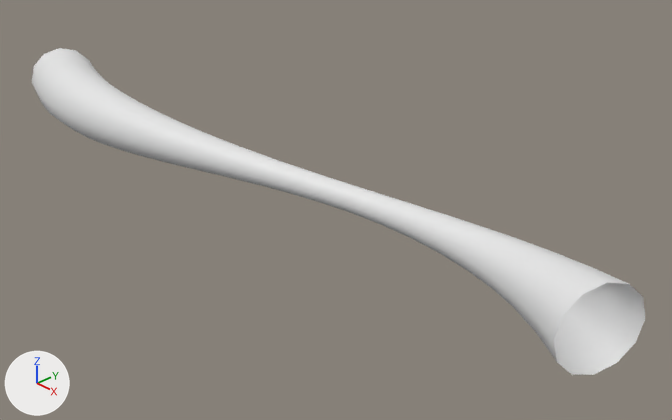
Two versions of the Blender file blender/vessel3.blend, one commit apart.
Rendered twice from a 50 mm lens placed at (17.19, -13.34, 9.52), pointed at (1.71, 1.12, -0.91). Lighting does not change. The marker at lower left points along +X, +Y and +Z.

In view in the first picture: 'Vessel'.
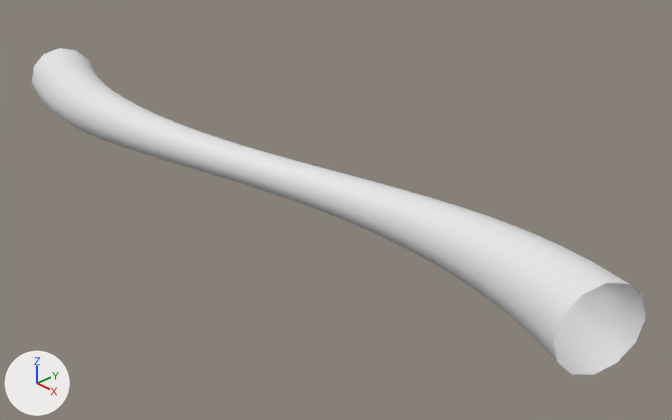
Location of each change, [x1, y1, x2, y2] in pixels of the pictures (672 x 420 px):
'Vessel', reshaped
    both: [32, 48, 645, 375]

Diff of the bpy script that builds the scene:
```diff
--- a/blender/vessel3.blend.py
+++ b/blender/vessel3.blend.py
@@ cu_nurbspath @@
 _sp = cu_nurbspath.splines.new('NURBS'); _sp.points.add(4)
 _sp.points.foreach_set('co', [-10.0, 0.0, 0.0, 1.0, -5.0, -2.0, 0.0, 1.0, 0.0, 0.0, 0.0, 1.0, 5.0, 2.0, 0.0, 1.0, 10.0, 0.0, 0.0, 1.0])
-_sp.points.foreach_set('radius', [1.0, 1.0, 0.001, 0.0408, 1.0])
+_sp.points.foreach_set('radius', [1.0, 0.673, 0.00951, 0.688, 1.0])
 _sp.order_u = 5
```
